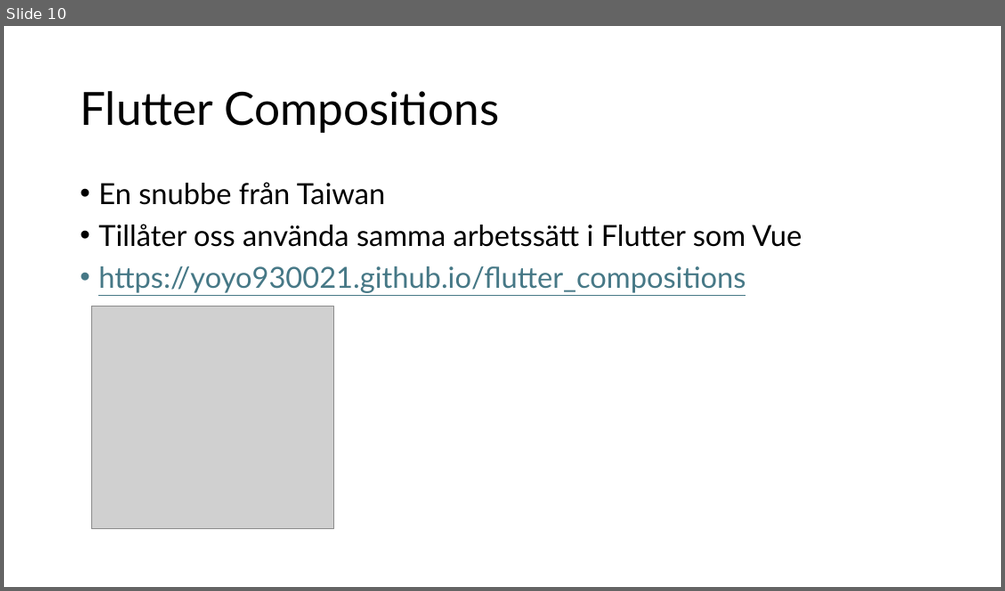
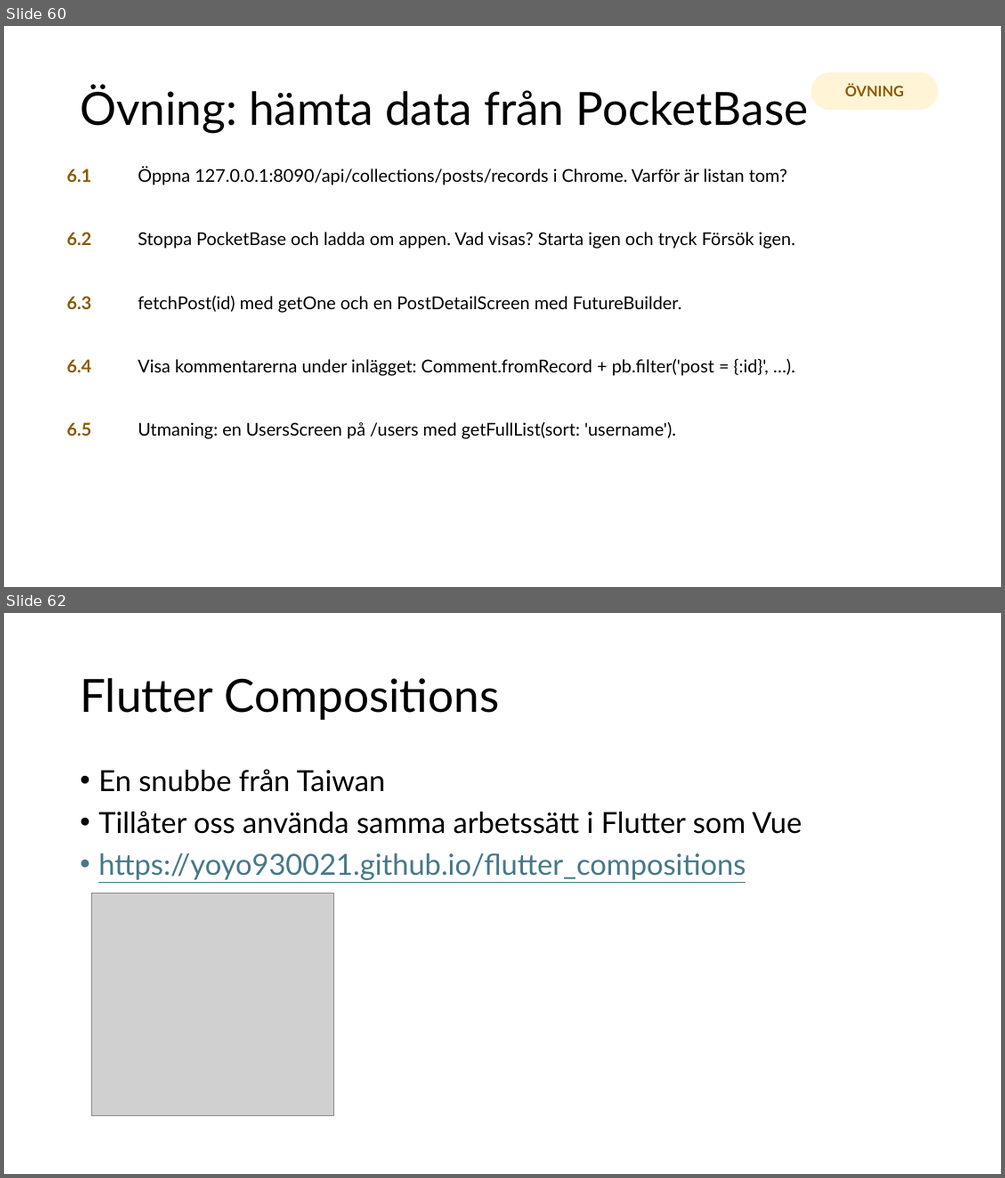
Before and after one commit to abbjetmus/pocketbase-flutter-kurs, a slide deck: Databaser och mobilapputveckling - sammanfattning.pptx. Shown one above the other, each under a label of ours: slide 10 before the commit, slides 60 and 62 after it; the slides between them are not shown. The pictures are 1005x591 and 1005x1178 pixels, drawn with LibreOffice and Linux fonts; fonts in the diff are those of the drawing; grey boxes stand for pictures. Boxes give left, top, right and bottom in pixels: in the first picture for what was removed or moved away, otherwise in the second. Text is boxed around its words. In the diff, an @@ line names an element or a change of style, - is before the commit and + after.

```diff
--- a/Databaser och mobilapputveckling - sammanfattning.pptx
+++ b/Databaser och mobilapputveckling - sammanfattning.pptx
@@ slide 60 added at bbox=[4, 26, 1001, 587], background #FFFFFF @@
@@ rounded rectangle added at bbox=[811, 72, 938, 110], fill #FFF4D6, 14 pt, text #8A5A00, bold @@
+ÖVNING
@@ title added at bbox=[80, 85, 809, 133], 44 pt, text #000000 @@
+Övning: hämta data från PocketBase
@@ text added at bbox=[67, 168, 92, 182], 17 pt, text #8A5A00, bold @@
+6.1
@@ text added at bbox=[138, 167, 787, 185], 17 pt, text #000000 @@
+Öppna 127.0.0.1:8090/api/collections/posts/records i Chrome. Varför är listan tom?
@@ text added at bbox=[67, 232, 92, 245], 17 pt, text #8A5A00, bold @@
+6.2
@@ text added at bbox=[138, 232, 795, 248], 17 pt, text #000000 @@
+Stoppa PocketBase och ladda om appen. Vad visas? Starta igen och tryck Försök igen.
@@ text added at bbox=[67, 296, 92, 309], 17 pt, text #8A5A00, bold @@
+6.3
@@ text added at bbox=[138, 296, 682, 313], 17 pt, text #000000 @@
+fetchPost(id) med getOne och en PostDetailScreen med FutureBuilder.
@@ text added at bbox=[67, 359, 92, 372], 17 pt, text #8A5A00, bold @@
+6.4
@@ text added at bbox=[138, 358, 769, 376], 17 pt, text #000000 @@
+Visa kommentarerna under inlägget: Comment.fromRecord + pb.filter('post = {:id}', …).
@@ text added at bbox=[67, 422, 92, 435], 17 pt, text #8A5A00, bold @@
+6.5
@@ text added at bbox=[138, 421, 676, 439], 17 pt, text #000000 @@
+Utmaning: en UsersScreen på /users med getFullList(sort: 'username').
@@ what was slide 10 is now slide 62 @@
```
Also in this commit, not shown: 2 slides changed, 91 other slides added, 7 slides removed, 37 other files.
